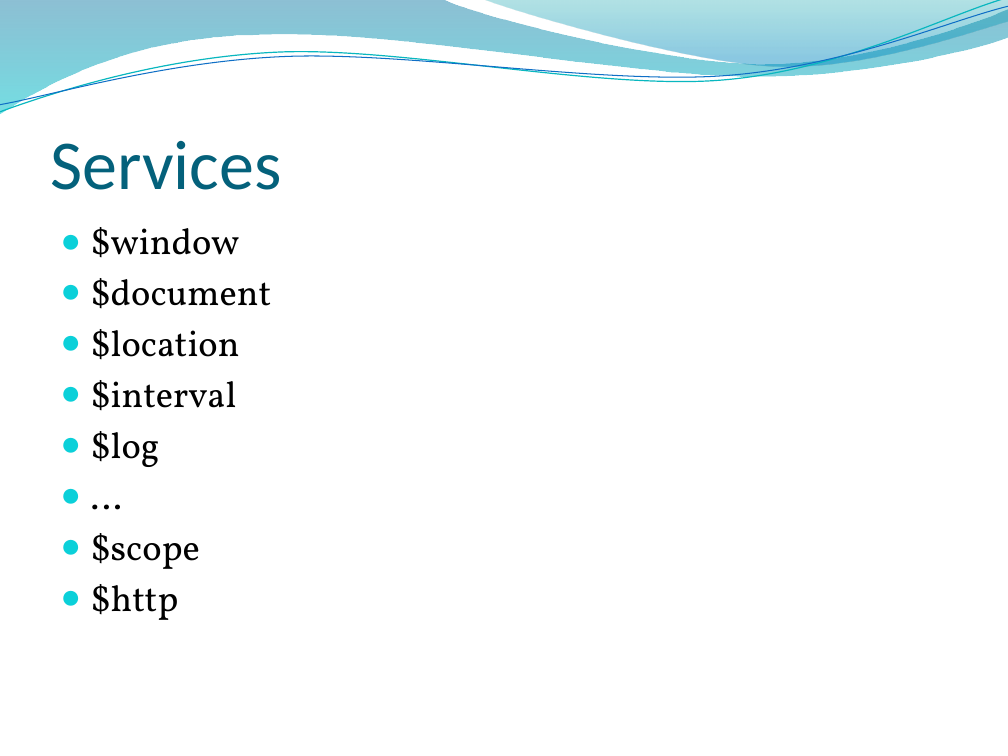
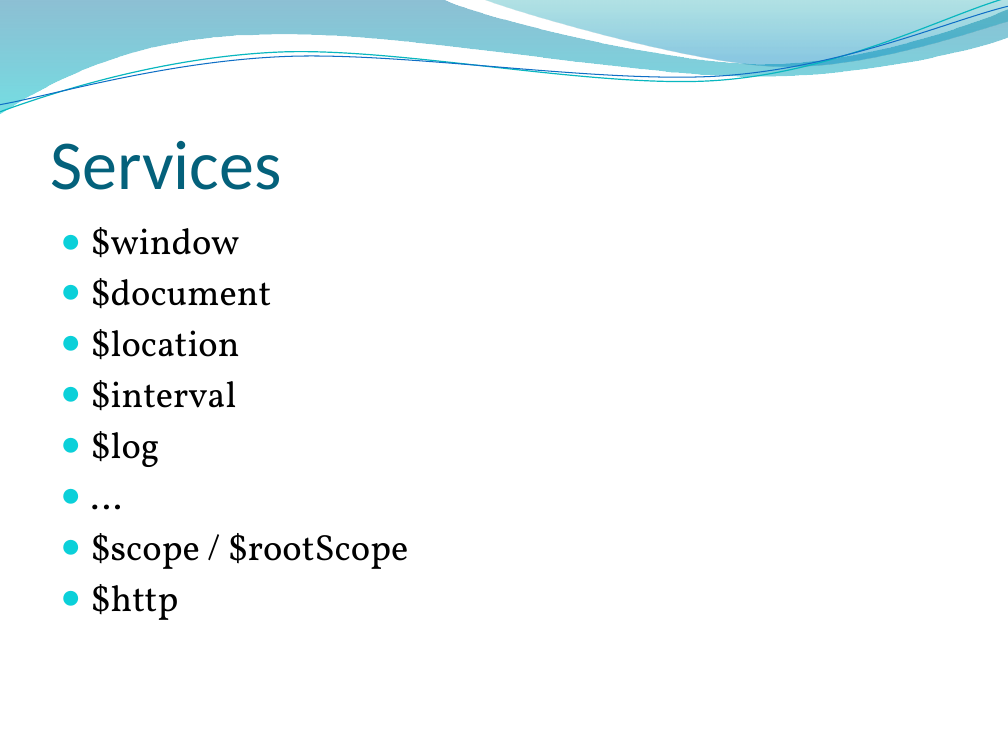
Before and after one commit to usfalami/Angular, a slide deck: slide 19 of _ng.pptx. Drawn at 1008x756 pixels with LibreOffice and Linux fonts; fonts in the diff are those of the drawing; background and template pictures are left out. Boxes give left, top, right and bottom in pixels: in the first picture for what was removed or moved away, otherwise in the second. Text is boxed around its words. In the diff, an @@ line names an element or a change of style, - is before the commit and + after.

```diff
--- a/_ng.pptx
+++ b/_ng.pptx
@@ text at (91, 533, 409, 569): text changed @@
-● $scope
+● $scope / $rootScope
```
Also in this commit, not shown: 1 other slide changed, 2 other files.
